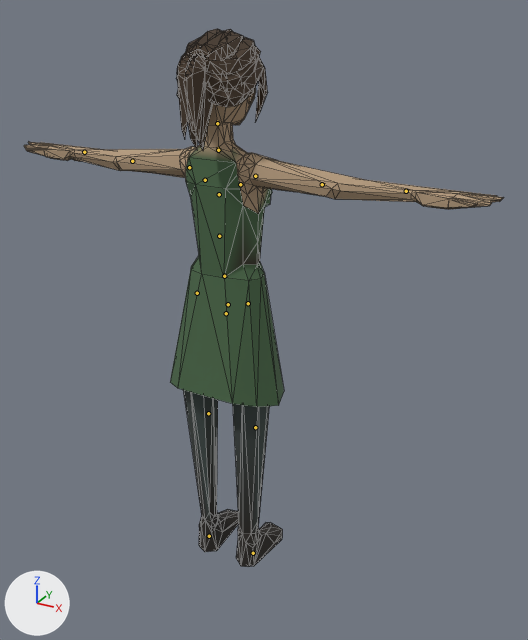
An edit to the glTF model public/figuren/baeuerin.glb, drawn before and after from the same camera.
Before and after are seen from a 50 mm camera at (1.133, -1.849, 1.82) aimed at (0.121, -0.008, 0.9). Arrows for +X, +Y and +Z are at lower left; the lights stay in place. The first picture is the older version. The bones that change, and the others that lie on the model, are drawn over the model as lines. Mesh edges are drawn as thin lines.

Names of what the first picture shows: 'baeuerin'.
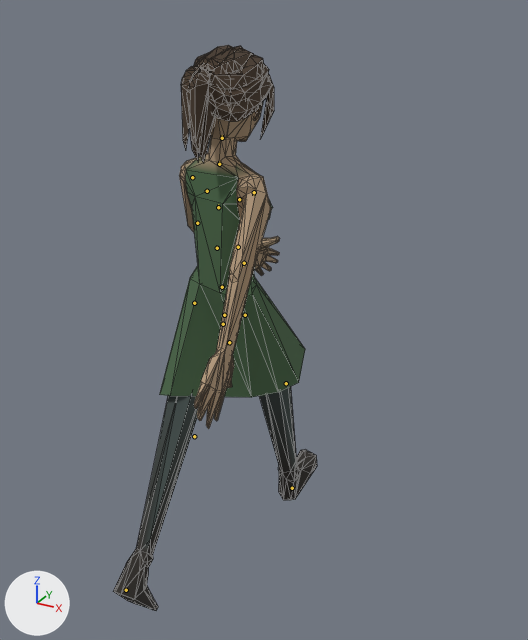
The newer file adds an action. The first version stands in its rest pose; the second is drawn at frame 20 of the action 'Walk'.

Pixel boxes [x1, y1, x2, y2] of what changed, in the pictures (528 x 640 px):
'baeuerin', posed (57% narrower): before [24, 29, 504, 567]; after [113, 45, 317, 611]
bone 'Body', root to tip: before (226, 313) to (226, 311); after (223, 324) to (223, 321)
bone 'Torso', root to tip: before (219, 236) to (219, 233); after (217, 248) to (217, 245)
bone 'Chest', root to tip: before (219, 194) to (219, 192); after (218, 207) to (218, 204)
bone 'Neck', root to tip: before (218, 150) to (218, 147); after (219, 164) to (219, 161)
bone 'Head', root to tip: before (217, 123) to (217, 120); after (222, 138) to (222, 135)
bone 'UpperArm.L', root to tip: before (189, 167) to (187, 167); after (192, 177) to (193, 179)
bone 'LowerArm.L', root to tip: before (132, 161) to (130, 160); after (197, 223) to (199, 224)
bone 'Wrist.L', root to tip: before (84, 152) to (82, 152); after (238, 247) to (239, 247)
bone 'UpperArm.R', root to tip: before (255, 176) to (258, 176); after (254, 192) to (253, 195)
bone 'LowerArm.R', root to tip: before (322, 184) to (325, 184); after (244, 263) to (243, 266)
bone 'UpperLeg.L', root to tip: before (197, 293) to (197, 294); after (194, 303) to (194, 304)
bone 'LowerLeg.L', root to tip: before (208, 413) to (208, 414); after (194, 436) to (194, 437)
bone 'UpperLeg.R', root to tip: before (248, 303) to (248, 305); after (245, 315) to (245, 315)
bone 'LowerLeg.R', root to tip: before (255, 427) to (255, 428); after (286, 383) to (286, 384)
bone 'Foot.L', root to tip: before (209, 536) to (210, 535); after (126, 590) to (127, 590)
bone 'Foot.R', root to tip: before (253, 553) to (254, 551); after (292, 488) to (293, 486)

What the commit changed:
Bone 'Body' (bone_body) moves from (0.0, 0.0, 0.0) to (0.00013, -0.0004, 0.0).
Bone 'Body' (bone_body) turns from (0, 0, 0) to (0, 0, 1) degrees about its own x, y and z.
Bone 'Torso' (bone_torso) turns from (0, 0, 0) to (0, -3, 2) degrees about its own x, y and z.
Bone 'Chest' (bone_chest) turns from (0, 0, 0) to (-1, -3, 1) degrees about its own x, y and z.
Bone 'Neck' (bone_neck) turns from (0, 0, 0) to (8, 0, 0) degrees about its own x, y and z.
Bone 'Head' (bone_head) turns from (0, 0, 0) to (-3, 0, -3) degrees about its own x, y and z.
Bone 'UpperArm.L' (bone_upperarm_l) turns from (0, 0, 0) to (-70, -24, -11) degrees about its own x, y and z.
Bone 'LowerArm.L' (bone_lowerarm_l) turns from (0, 0, 0) to (-16, -3, -23) degrees about its own x, y and z.
Bone 'Wrist.L' (bone_wrist_l) turns from (0, 0, 0) to (2, 1, -14) degrees about its own x, y and z.
Bone 'UpperArm.R' (bone_upperarm_r) turns from (0, 0, 0) to (-65, -29, -16) degrees about its own x, y and z.
Bone 'LowerArm.R' (bone_lowerarm_r) turns from (0, 0, 0) to (-14, -1, 0) degrees about its own x, y and z.
Bone 'UpperLeg.L' (bone_upperleg_l) turns from (0, 0, 0) to (12, 0, 3) degrees about its own x, y and z.
Bone 'LowerLeg.L' (bone_lowerleg_l) turns from (0, 0, 0) to (37, 0, 0) degrees about its own x, y and z.
Bone 'UpperLeg.R' (bone_upperleg_r) turns from (0, 0, 0) to (-32, 3, 0) degrees about its own x, y and z.
Bone 'LowerLeg.R' (bone_lowerleg_r) turns from (0, 0, 0) to (19, 0, 0) degrees about its own x, y and z.
Bone 'Foot.L' (bone_foot_l) moves from (0.0, 0.0, 0.0) to (-0.00011, -0.00499, -0.00159).
Bone 'Foot.L' (bone_foot_l) turns from (0, 0, 0) to (53, 1, -6) degrees about its own x, y and z.
Bone 'Foot.R' (bone_foot_r) moves from (0.0, 0.0, 0.0) to (0.00023, 0.00368, -0.00045).
Bone 'Foot.R' (bone_foot_r) turns from (0, 0, 0) to (-26, 0, 0) degrees about its own x, y and z.
